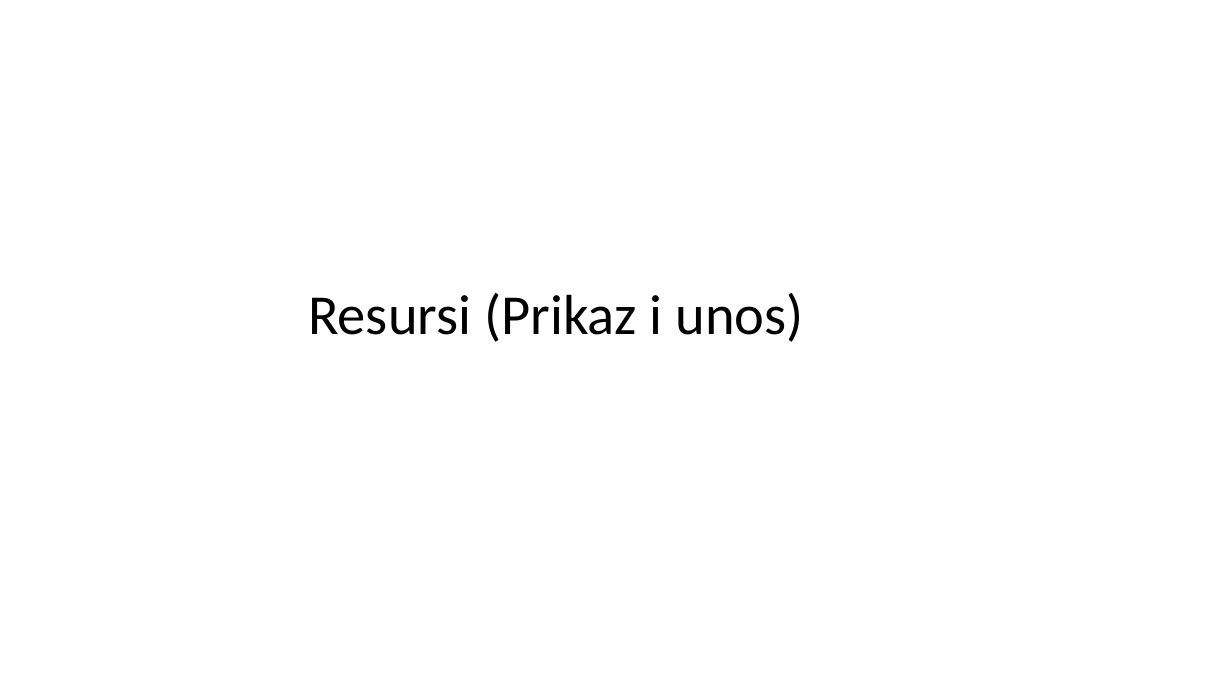
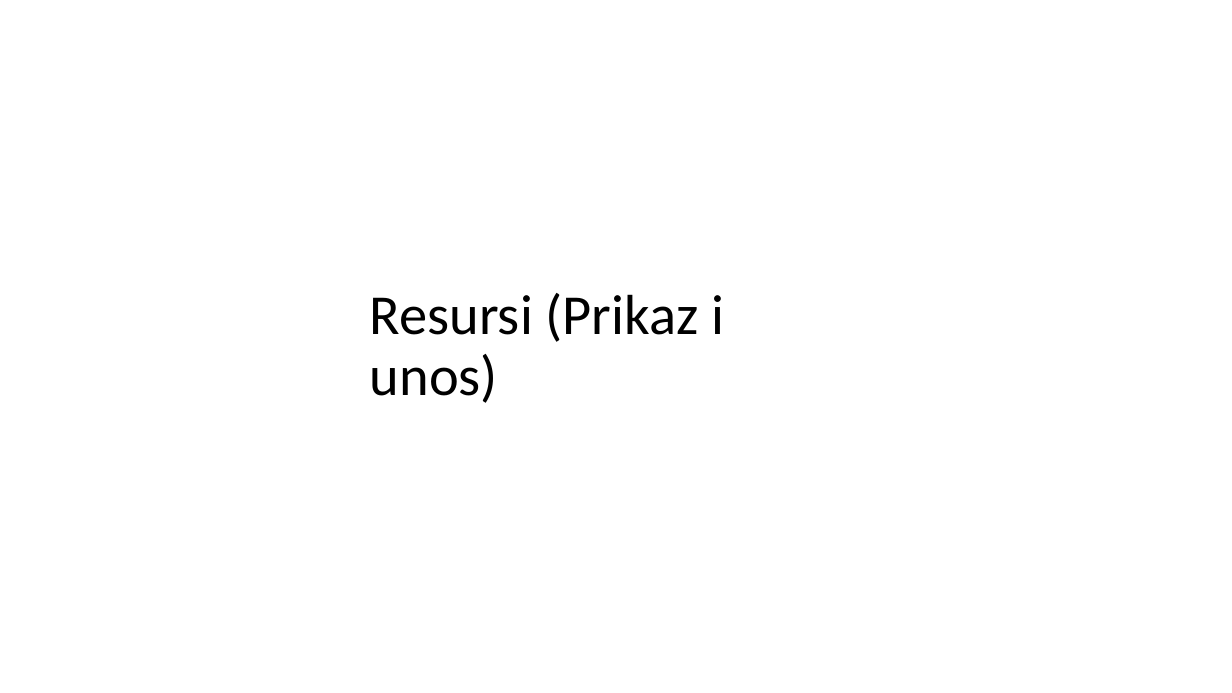
Before and after one commit to edin-3031/Projektna_Organizacija, a slide deck: slide 22 of Projektna organizacija.pptx. Drawn at 1232x693 pixels with LibreOffice and Linux fonts; fonts in the diff are those of the drawing. Boxes give left, top, right and bottom in pixels: in the first picture for what was removed or moved away, otherwise in the second. Text is boxed around its words. In the diff, an @@ line names an element or a change of style, - is before the commit and + after.

```diff
--- a/Projektna organizacija.pptx
+++ b/Projektna organizacija.pptx
@@ title "Resursi (Prikaz i unos)" rewrapped from (308, 293, 804, 342) to (370, 293, 724, 403) @@
```
Also in this commit, not shown: 7 other slides changed, 1 slide added, 1 slide removed, 19 other files.
